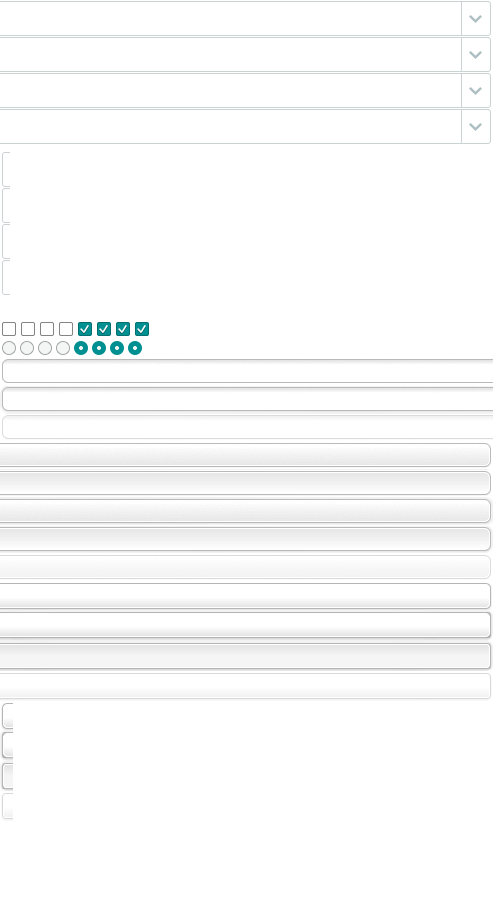
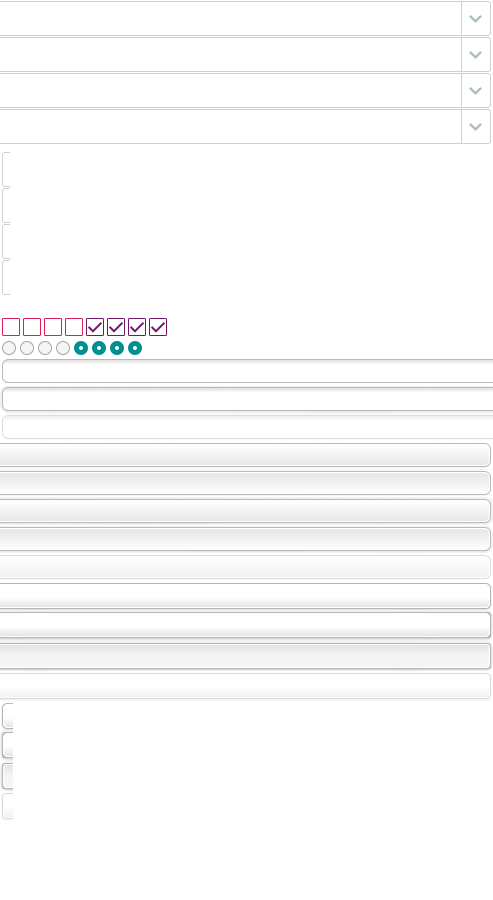
Layer changes from the first 493 x 900 image to the second:
added group "Group 3 copy 3" with 2 layers above "Group 3 copy 2" over [150, 322, 166, 333]
added layer "Rectangle 18" (1st of 4, in "Group 3 copy 3") in group "Group 3 copy 3" over [151, 322, 165, 333]
added layer "Rectangle 17 copy 5" (1st of 4, in "Group 3 copy 3") in group "Group 3 copy 3" over [150, 322, 166, 333]
added group "Group 3 copy 2" with 2 layers above "Group 3 copy" over [129, 322, 145, 335]
added layer "Rectangle 18" (2nd of 4, in "Group 3 copy 2") in group "Group 3 copy 2" over [130, 322, 144, 333]
added layer "Rectangle 17 copy 5" (2nd of 4, in "Group 3 copy 2") in group "Group 3 copy 2" over [129, 322, 145, 335]
added group "Group 3 copy" with 2 layers above "Group 3" over [108, 322, 124, 335]
added layer "Rectangle 18" (3rd of 4, in "Group 3 copy") in group "Group 3 copy" over [109, 322, 123, 333]
added layer "Rectangle 17 copy 5" (3rd of 4, in "Group 3 copy") in group "Group 3 copy" over [108, 322, 124, 335]
added group "Group 3" with 2 layers above "Rectangle 17 copy 3" over [87, 322, 103, 335]
added layer "Rectangle 18" (4th of 4, in "Group 3") in group "Group 3" over [88, 322, 102, 333]
added layer "Rectangle 17 copy 5" (4th of 4, in "Group 3") in group "Group 3" over [87, 322, 103, 335]
added layer "Rectangle 17 copy 3" above "Rectangle 17 copy 2" over [66, 322, 82, 335]
added layer "Rectangle 17 copy 2" above "Rectangle 17 copy" over [45, 322, 61, 335]
added layer "Rectangle 17 copy" above "Rectangle 17" over [24, 322, 35, 335]
added layer "Rectangle 17" above "Layer 2" over [3, 322, 16, 335]
painted on "Layer 0 copy" over [2, 322, 149, 336]
